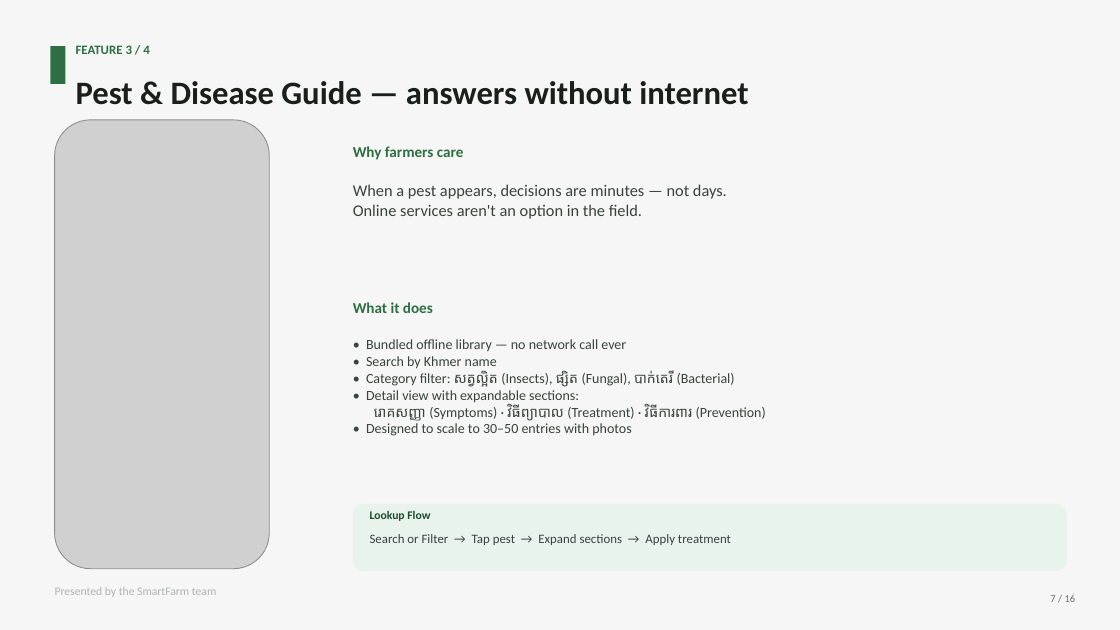
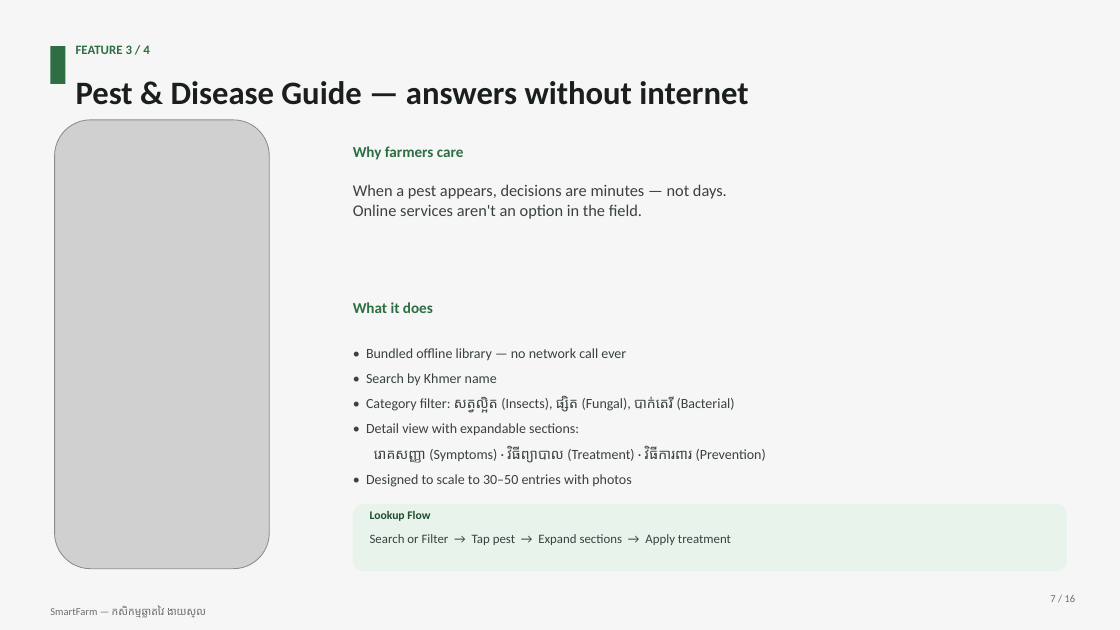
Before and after one commit to NemSothea/smartfarmdemo, a slide deck: slide 7 of SmartFarm-Pitch.pptx. Drawn at 1120x630 pixels with LibreOffice and Linux fonts; fonts in the diff are those of the drawing; grey boxes stand for pictures. Boxes give left, top, right and bottom in pixels: in the first picture for what was removed or moved away, otherwise in the second. Text is boxed around its words. In the diff, an @@ line names an element or a change of style, - is before the commit and + after.

```diff
--- a/SmartFarm-Pitch.pptx
+++ b/SmartFarm-Pitch.pptx
@@ text "• Bundled offline library — ..." at [366,348,766,487]: line spacing 1 to 1.5 @@
@@ text removed at [55,587,216,597] @@
-Presented by the SmartFarm team
@@ text added at [50,605,206,618], 9 pt, text #6B6E6A @@
+SmartFarm — កសិកម្មឆ្លាតវៃ ងាយស្រួល
```
Also in this commit, not shown: 12 other slides changed, 1 other file.
